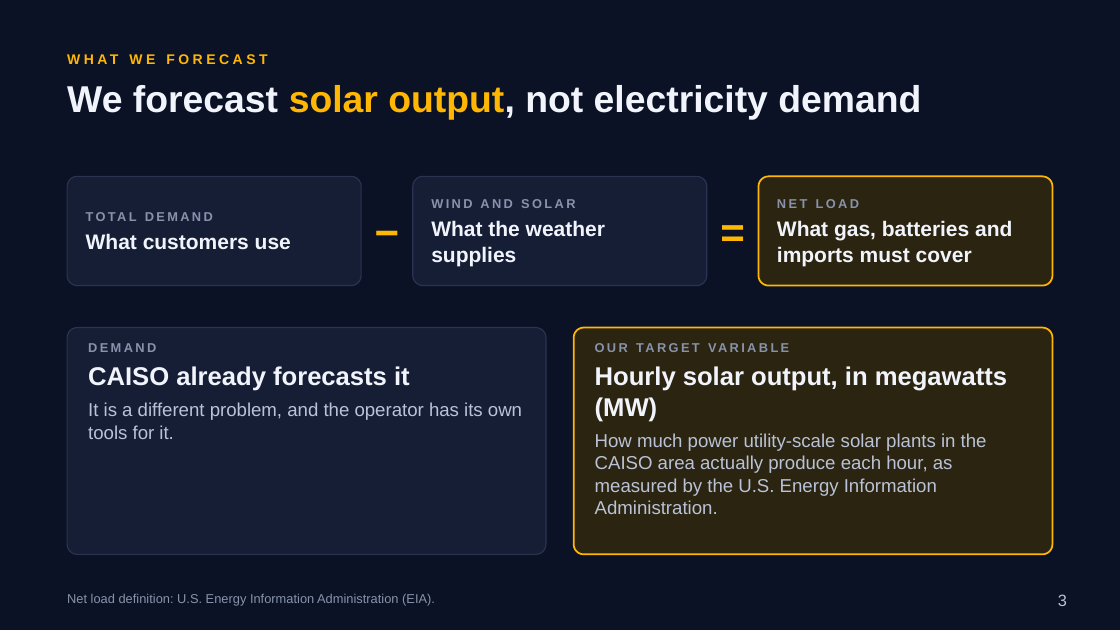
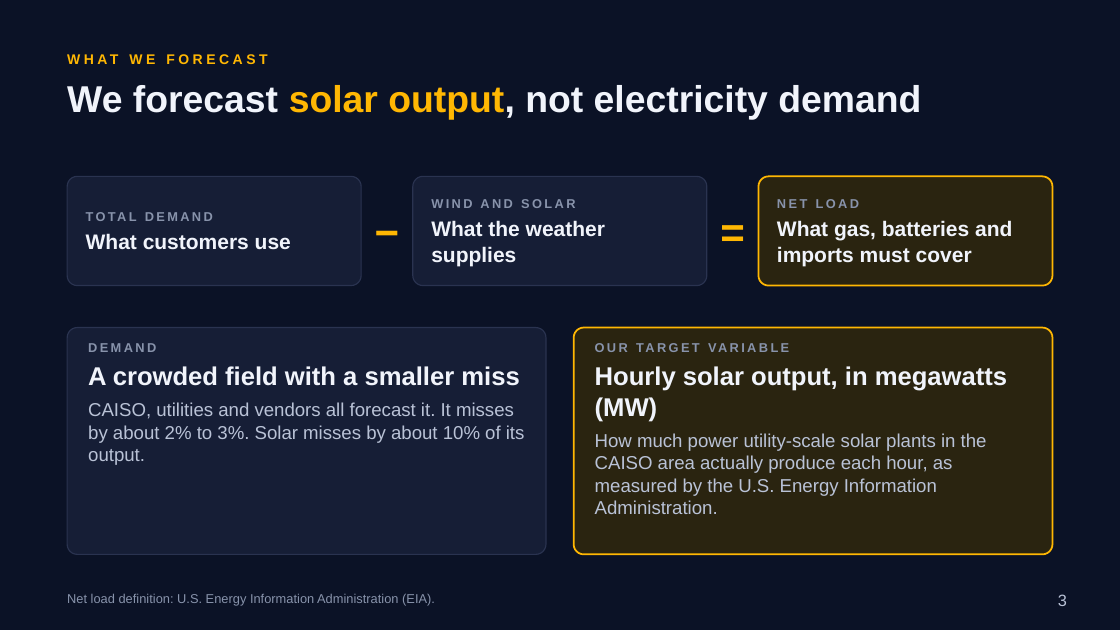
Before and after one commit to RaulSolaNavarro/caiso-solar-forecast, a slide deck: slide 3 of deck/capstone2/Capstone2_Deck.pptx. Drawn at 1120x630 pixels with LibreOffice and Linux fonts; fonts in the diff are those of the drawing. Boxes give left, top, right and bottom in pixels: in the first picture for what was removed or moved away, otherwise in the second. Text is boxed around its words. In the diff, an @@ line names an element or a change of style, - is before the commit and + after.

```diff
--- a/deck/capstone2/Capstone2_Deck.pptx
+++ b/deck/capstone2/Capstone2_Deck.pptx
@@ text at (88, 366, 525, 465): text changed @@
-CAISO already forecasts it
-It is a different problem, and the operator has its own tools for it.
+A crowded field with a smaller miss
+CAISO, utilities and vendors all forecast it. It misses by about 2% to 3%. Solar misses by about 10% of its output.
```
Also in this commit, not shown: 6 other slides changed, 8 slides added, 7 slides removed, 3 other files.
